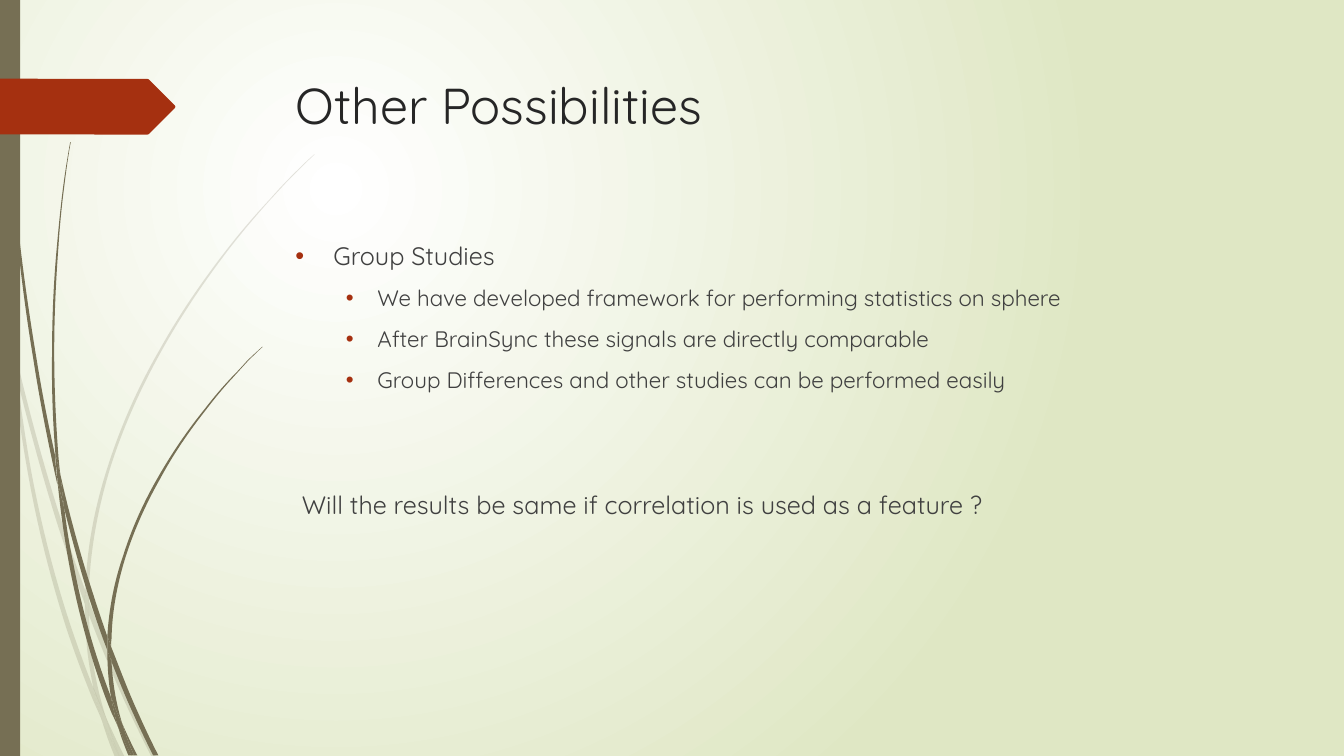
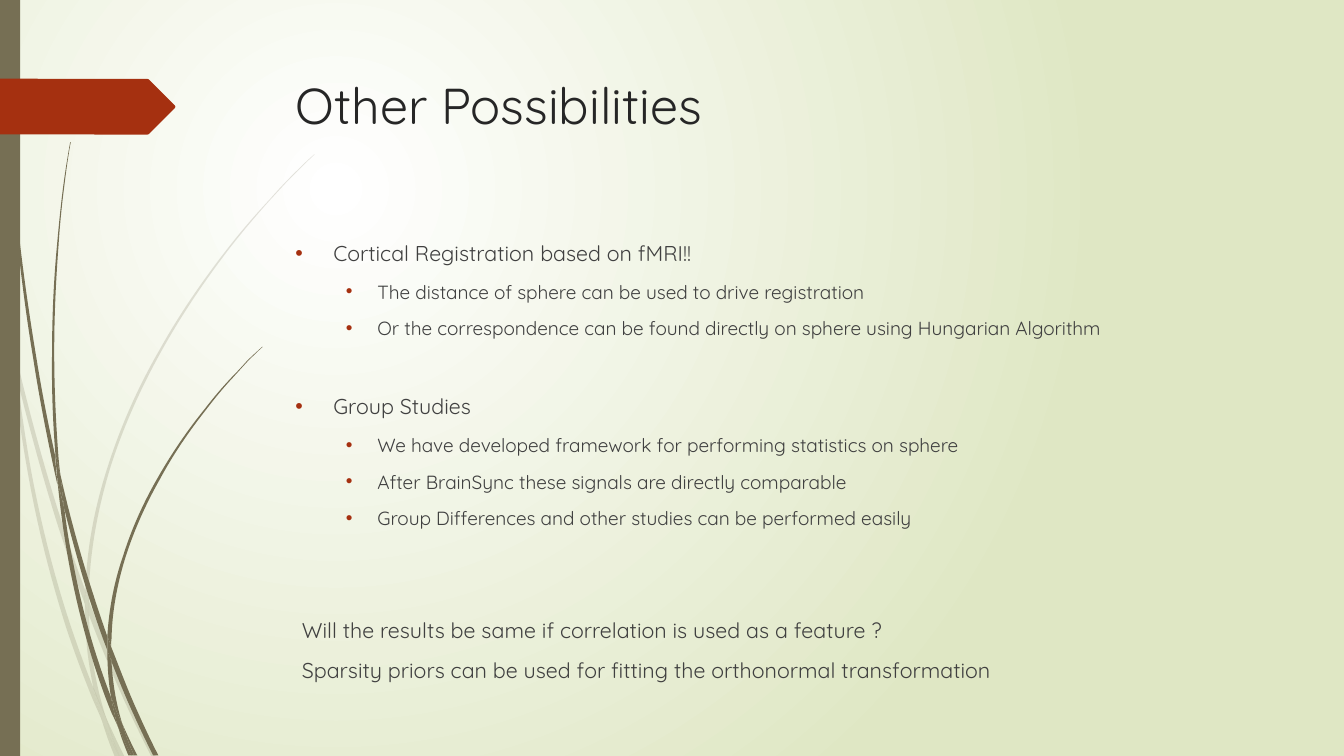
Before and after one commit to ajoshiusc/cortical_parcellation, a slide deck: slide 17 of docs/brain_sync.pptx (slide 13 before the commit). Drawn at 1344x756 pixels with LibreOffice and Linux fonts; fonts in the diff are those of the drawing. Boxes give left, top, right and bottom in pixels: in the first picture for what was removed or moved away, otherwise in the second. Text is boxed around its words. In the diff, an @@ line names an element or a change of style, - is before the commit and + after.

```diff
--- a/docs/brain_sync.pptx
+++ b/docs/brain_sync.pptx
@@ text at bbox=[333, 245, 1100, 339]: paragraphs added @@
+• Cortical Registration based on fMRI!!
+  • The distance of sphere can be used to drive registration
+  • Or the correspondence can be found directly on sphere using Hungarian Algorithm
@@ text at bbox=[302, 398, 958, 638]: size 18 to 15.3 pt in "Group Studies", "Will the results be same if correlation ..."; size 16 to 13.6 pt in "We have developed framework for performing statistics ...", "After BrainSync these signals are directly comparable", "Group Differences and other studies can be ..." @@
@@ text at bbox=[302, 662, 990, 683]: paragraph added @@
+Sparsity priors can be used for fitting the orthonormal transformation
```
Also in this commit, not shown: 4 other slides changed, 5 slides added, 1 slide removed.
